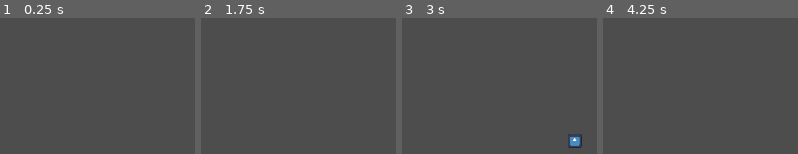
Above: before the commit, frames 1-4 (left to right).
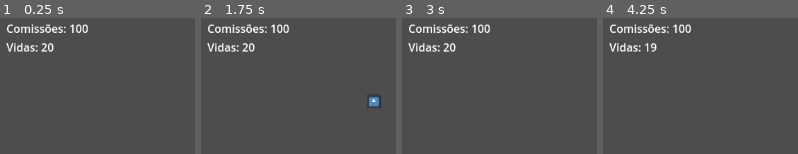
Above: after the commit, the same moments.

Repository: KaueKKL/Dealers-TD
Game: Godot game, scene res://scenes/levels/Level01.tscn
Two runs of this game, one before a commit and one after it. Both use one fixed random seed, a clock stepped at 60 frames per second and the inputs below. The project has no main scene, so this scene is started directly. The engine's default icon, where the game draws it, is replaced by a stand-in: a white triangle on a blue panel in a dark square.
Inputs (mouse positions are in pixels of both pictures, inside the frame that each line leads up to):
- Up to frame 1 (0.25 s): no input
- Up to frame 2 (1.75 s): tap Enter at 0.5 s; move the mouse to (outside the picture) at 0.52 s; click (outside the picture) at 0.67 s; tap Space at 1.25 s; move the mouse to (outside the picture) at 1.27 s; click (outside the picture) at 1.42 s
- Up to frame 3 (3 s): move the mouse to (outside the picture) at 2.02 s; click (outside the picture) at 2.17 s; tap Enter at 2.75 s; move the mouse to (outside the picture) at 2.77 s; click (outside the picture) at 2.92 s
- Up to frame 4 (4.25 s): tap Space at 3.5 s; move the mouse to (outside the picture) at 3.52 s; click (outside the picture) at 3.67 s

The runs differ from the first frame. In frame 1, 2.3% of the frame differs, in the area x 3-46%, y 4-25%; in frame 2, 2.8%, in the area x 3-93%, y 4-67%; in frame 3, 2.8%; in frame 4, 2.3%.

Commit message:
Atualização

Diff:
--- a/resources/enemies/cliente_impaciente.tres
+++ b/resources/enemies/cliente_impaciente.tres
@@ -8,5 +8,5 @@
 descricao = "Descrição do inimigo."
 vida_maxima = 80.0
 velocidade = 120.0
-recompensa_comissao = 5
+recompensa_comissao = 500
 metadata/_custom_type_script = "uid://cf06nql61bndj"
--- a/resources/towers/oficina.tres
+++ b/resources/towers/oficina.tres
@@ -7,8 +7,8 @@
 nome = "Oficina"
 descricao = "Descrição da torre."
 mecanica = "Dano físico + lentidão"
-dano = 5.0
-alcance = 50.0
-tempo_ataque = 0.8
+dano = 1.0
+alcance = 100.0
+tempo_ataque = 0.5
 custo_construcao = 120
 metadata/_custom_type_script = "uid://dv8u4mpthseie"
--- /dev/null
+++ b/scenes/gameplay/TowerSlot.tscn
@@ -0,0 +1,13 @@
+[gd_scene load_steps=2 format=3 uid="uid://dwbjr7jee2p31"]
+
+[sub_resource type="RectangleShape2D" id="RectangleShape2D_wlspy"]
+
+[node name="TowerSlot" type="Area2D"]
+
+[node name="CollisionShape2D" type="CollisionShape2D" parent="."]
+shape = SubResource("RectangleShape2D_wlspy")
+
+[node name="ColorRect" type="ColorRect" parent="."]
+offset_right = 40.0
+offset_bottom = 40.0
+color = Color(0.541862, 0.249272, 0.339202, 1)
--- a/scenes/levels/Level01.tscn
+++ b/scenes/levels/Level01.tscn
@@ -1,8 +1,9 @@
-[gd_scene load_steps=5 format=3 uid="uid://das065afgpotu"]
+[gd_scene load_steps=6 format=3 uid="uid://das065afgpotu"]
 
 [ext_resource type="Script" uid="uid://dovq1cr3dbrip" path="res://scripts/gameplay/Level.gd" id="1_i2pqh"]
 [ext_resource type="PackedScene" uid="uid://qsaqcp2ja7qw" path="res://scenes/towers/Tower.tscn" id="2_qtqmo"]
 [ext_resource type="Resource" uid="uid://cs6ju6065k2xf" path="res://resources/towers/oficina.tres" id="3_rd8yo"]
+[ext_resource type="PackedScene" uid="uid://cipvoac63mly" path="res://scenes/ui/HUD.tscn" id="4_rd8yo"]
 
 [sub_resource type="Curve2D" id="Curve2D_a01y6"]
 _data = {
@@ -22,3 +23,7 @@
 [node name="Tower" parent="." instance=ExtResource("2_qtqmo")]
 position = Vector2(224, 176)
 data = ExtResource("3_rd8yo")
+
+[node name="Hud" parent="." instance=ExtResource("4_rd8yo")]
+
+[node name="TowerSlots" type="Node2D" parent="."]
--- /dev/null
+++ b/scenes/ui/HUD.tscn
@@ -0,0 +1,28 @@
+[gd_scene load_steps=2 format=3 uid="uid://cipvoac63mly"]
+
+[ext_resource type="Script" uid="uid://d34cdvbcm3h8y" path="res://scripts/ui/HUD.gd" id="1_kw0id"]
+
+[node name="Hud" type="CanvasLayer"]
+script = ExtResource("1_kw0id")
+
+[node name="MarginContainer" type="MarginContainer" parent="."]
+anchors_preset = 15
+anchor_right = 1.0
+anchor_bottom = 1.0
+grow_horizontal = 2
+grow_vertical = 2
+theme_override_constants/margin_left = 15
+theme_override_constants/margin_top = 15
+theme_override_constants/margin_right = 15
+theme_override_constants/margin_bottom = 15
+
+[node name="VBoxContainer" type="VBoxContainer" parent="MarginContainer"]
+layout_mode = 2
+
+[node name="ComissoesLabel" type="Label" parent="MarginContainer/VBoxContainer"]
+layout_mode = 2
+text = "Comissões: 100"
+
+[node name="VidasLabel" type="Label" parent="MarginContainer/VBoxContainer"]
+layout_mode = 2
+text = "Vidas: 20"
--- a/scripts/autoload/PlayerState.gd
+++ b/scripts/autoload/PlayerState.gd
@@ -1,11 +1,26 @@
+# scripts/autoload/PlayerState.gd
 extends Node
 
 var comissoes: int = 100:
 	set(value):
 		comissoes = value
+		print("COMISSÕES ATUALIZADAS: ", comissoes)
 		SignalBus.emit_signal("comissao_alterada", comissoes)
 
 var vidas: int = 20:
 	set(value):
 		vidas = value
+		print("VIDAS ATUALIZADAS: ", vidas)
 		SignalBus.emit_signal("vidas_alteradas", vidas)
+
+func _ready():
+	SignalBus.connect("inimigo_derrotado", _on_inimigo_derrotado)
+	SignalBus.connect("inimigo_escapou", _on_inimigo_escapou)
+	print("PlayerState iniciado. Comissões:", comissoes, "| Vidas:", vidas)
+
+func _on_inimigo_derrotado(inimigo_resource: EnemyResource):
+	if inimigo_resource:
+		self.comissoes += inimigo_resource.recompensa_comissao
+
+func _on_inimigo_escapou(dano_vida: int):
+	self.vidas -= dano_vida
--- a/scripts/autoload/SignalBus.gd
+++ b/scripts/autoload/SignalBus.gd
@@ -8,3 +8,4 @@
 signal wave_iniciada(numero_wave: int)
 signal wave_concluida(numero_wave: int)
 signal inimigo_derrotado(inimigo_resource: EnemyResource)
+signal inimigo_escapou(dano_vida: int)
--- /dev/null
+++ b/scripts/autoload/TowerManager.gd
@@ -0,0 +1,33 @@
+extends Node
+
+var cena_torre = preload("res://scenes/towers/Tower.tscn")
+var torre_selecionada_para_construir: TowerResource = null
+
+func selecionar_torre_para_construir(data: TowerResource):
+	torre_selecionada_para_construir = data
+	print("Torre selecionada para construção: ", data.nome)
+
+func construir_torre_no_slot(slot: TowerSlot):
+	if not torre_selecionada_para_construir:
+		print("Nenhuma torre selecionada para construir.")
+		return
+
+	if slot.ocupado:
+		print("Este slot já está ocupado.")
+		return
+
+	var custo = torre_selecionada_para_construir.custo_construcao
+	if PlayerState.comissoes >= custo:
+		# Tem dinheiro, vamos construir!
+		PlayerState.comissoes -= custo
+
+		var nova_torre = cena_torre.instantiate()
+		nova_torre.data = torre_selecionada_para_construir
+		nova_torre.global_position = slot.global_position
+		get_tree().current_scene.add_child(nova_torre)
+
+		slot.ocupado = true
+		torre_selecionada_para_construir = null
+		print("Torre construída com sucesso!")
+	else:
+		print("Comissões insuficientes! Precisa de", custo)
--- a/scripts/gameplay/Enemy.gd
+++ b/scripts/gameplay/Enemy.gd
@@ -33,6 +33,5 @@
 	queue_free()
 
 func chegou_ao_fim():
-	# Lógica para quando o inimigo escapa (será implementada depois)
-	print("Inimigo chegou ao fim!")
+	SignalBus.emit_signal("inimigo_escapou", 1)
 	queue_free()
--- /dev/null
+++ b/scripts/gameplay/TowerSlot.gd
@@ -0,0 +1,9 @@
+class_name TowerSlot
+extends Area2D
+
+var ocupado: bool = false
+signal slot_clicado(slot: TowerSlot)
+
+func _input_event(_viewport, event: InputEvent, _shape_idx):
+	if event is InputEventMouseButton and event.button_index == MOUSE_BUTTON_LEFT and event.is_pressed():
+		emit_signal("slot_clicado", self)
--- /dev/null
+++ b/scripts/ui/HUD.gd
@@ -0,0 +1,18 @@
+# scripts/ui/HUD.gd
+extends CanvasLayer
+
+@onready var comissoes_label: Label = $MarginContainer/VBoxContainer/ComissoesLabel
+@onready var vidas_label: Label = $MarginContainer/VBoxContainer/VidasLabel
+
+func _ready():
+	SignalBus.connect("comissao_alterada", _on_comissao_alterada)
+	SignalBus.connect("vidas_alteradas", _on_vidas_alteradas)
+
+	_on_comissao_alterada(PlayerState.comissoes)
+	_on_vidas_alteradas(PlayerState.vidas)
+
+func _on_comissao_alterada(novo_valor: int):
+	comissoes_label.text = "Comissões: " + str(novo_valor)
+
+func _on_vidas_alteradas(novo_valor: int):
+	vidas_label.text = "Vidas: " + str(novo_valor)
Not shown, added: scripts/autoload/TowerManager.gd.uid
Not shown, added: scripts/gameplay/TowerSlot.gd.uid
Not shown, added: scripts/ui/HUD.gd.uid
